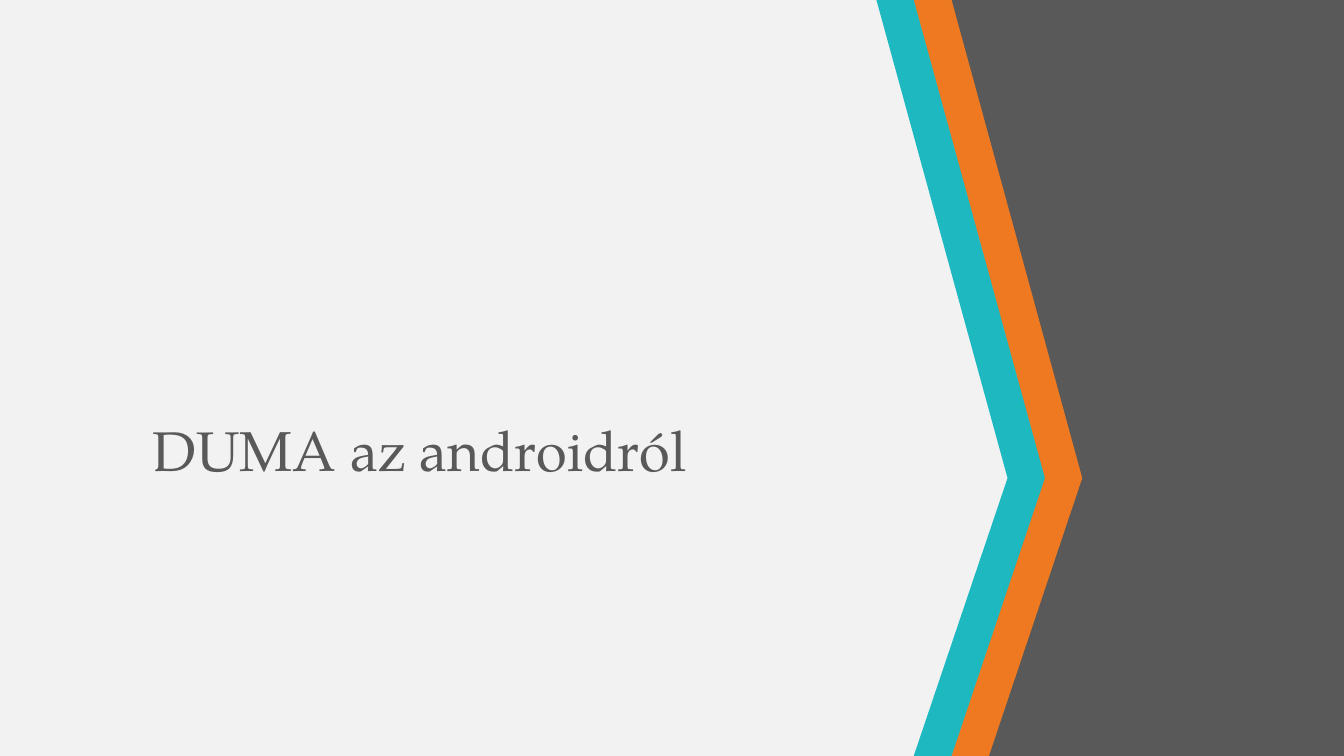
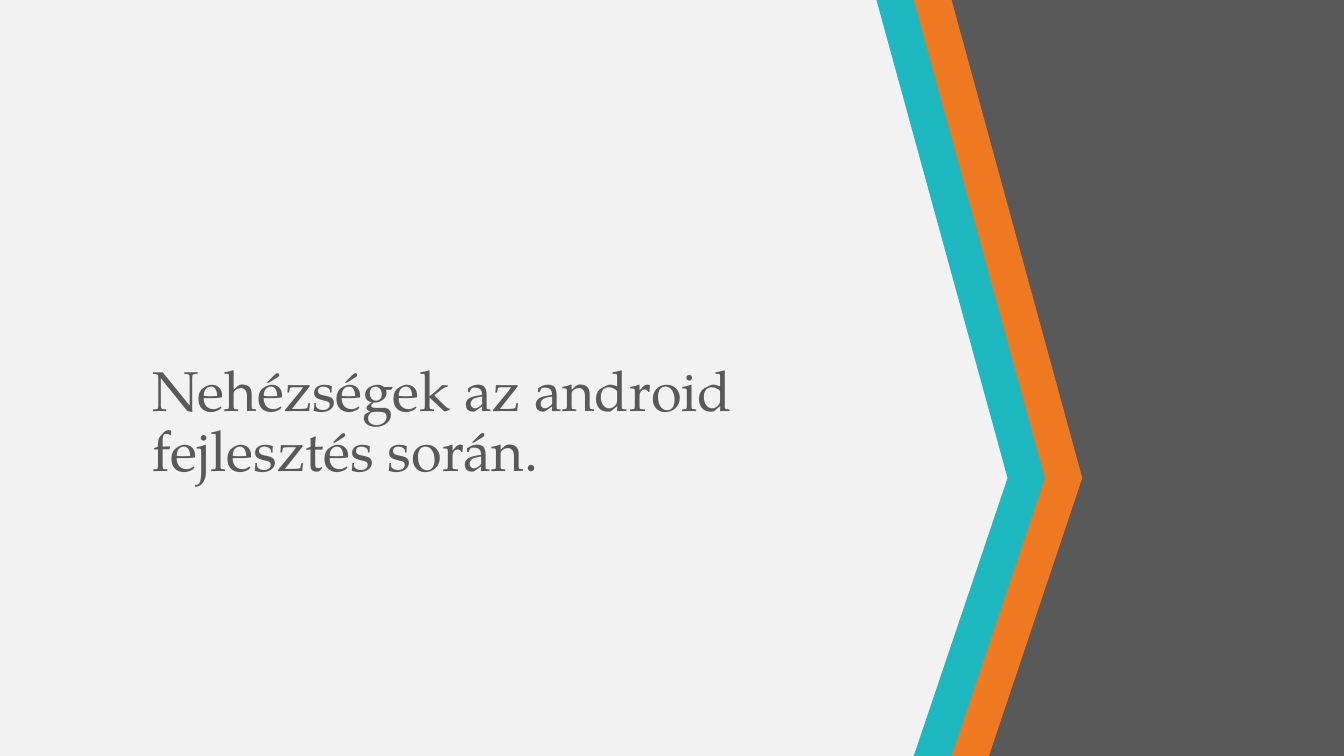
Before and after one commit to VidekiCorleone/FinalProject, a slide deck: slide 13 of Park1t&Go.pptx. Drawn at 1344x756 pixels with LibreOffice and Linux fonts; fonts in the diff are those of the drawing. Boxes give left, top, right and bottom in pixels: in the first picture for what was removed or moved away, otherwise in the second. Text is boxed around its words. In the diff, an @@ line names an element or a change of style, - is before the commit and + after.

```diff
--- a/Park1t&Go.pptx
+++ b/Park1t&Go.pptx
@@ title at (153, 370, 732, 487): text changed @@
-DUMA az androidról
+Nehézségek az android fejlesztés során.
```
Also in this commit, not shown: 1 other slide changed, 2 slides added, 7 slides removed.
